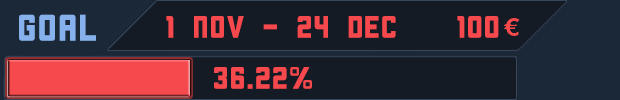
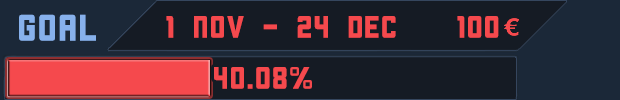
Two versions of the same layered image (620×100). Layer-by-layer changes:
renamed "36.22%" to "40.08%", painted on it over [214, 67, 287, 89]
painted on "Layer 8 copy 3" over [189, 60, 210, 96]
